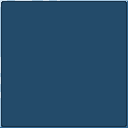
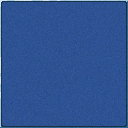
The second 128 × 128 image is a revision of the first. Changes to its layers:
painted on "Pasted Layer" over [0,0,128,128]
